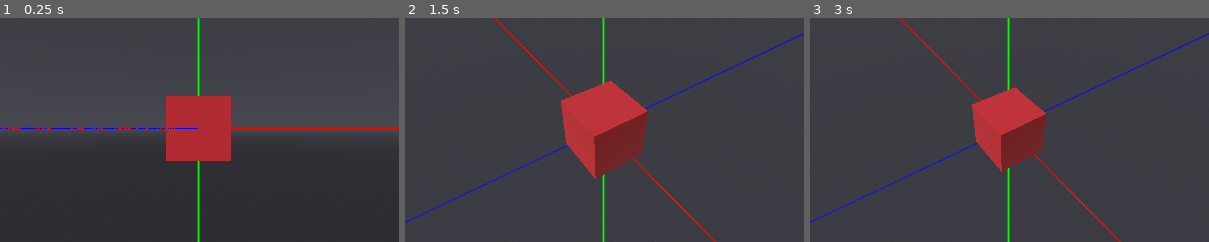
Above: before the commit, frames 1-3 (left to right).
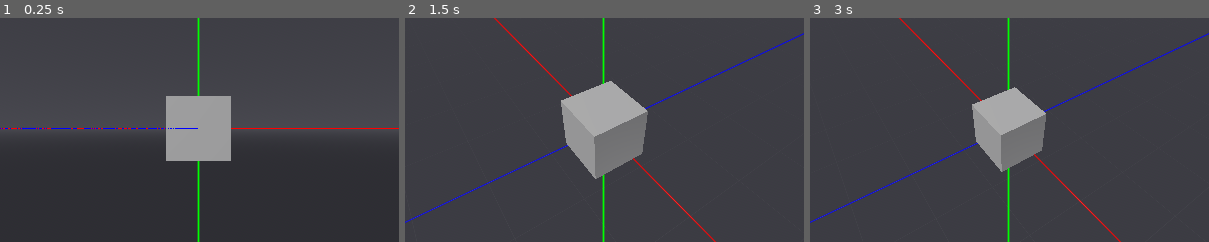
Above: after the commit, the same moments.

Repository: Nusiq/McGdModeling
Game: Godot game, scene res://3d/editor_viewport/_example/minimal.tscn
Same seed, same stepped clock (60 frames per second), same inputs: the game is played once before the commit and once after it. This scene is started directly instead of the project's main scene.
Inputs (mouse positions are % of the whole screen's width and height, from its top left):
- Up to frame 1 (0.25 s): no input
- Up to frame 2 (1.5 s): tap Enter at 0.5 s; hold Middle mouse button (gesture.pan_view) 0.53-1.25 s; click (50, 50) at 0.67 s; click "No Selection" at 1.25 s
- Up to frame 3 (3 s): move the mouse to (30, 55) at 2.02 s; tap Mouse wheel up (shortcut.zoom_in_view) at 2.1 s; click (30, 55) at 2.17 s; move the mouse to (60, 28) at 2.77 s; hold Mouse wheel down (shortcut.zoom_out_view) from 2.78 s (still down); click (60, 28) at 2.92 s
The pictures show only the part of the screen within x 25-75%, y 25-75%; the shares and areas given below are measured in that part.

The runs differ from the first frame. In frame 1, 4.7% of the frame differs, in the area x 41-58%, y 34-64%; in frame 2, 6.5%, in the area x 39-61%, y 28-72%; in frame 3, 4.8%.

Commit message:
Improved the look of the outline.

Diff:
--- a/3d/editor_viewport/_example/minimal.tscn
+++ b/3d/editor_viewport/_example/minimal.tscn
@@ -1,13 +1,9 @@
-[gd_scene load_steps=6 format=3 uid="uid://dj380lushy8y4"]
+[gd_scene load_steps=5 format=3 uid="uid://dj380lushy8y4"]
 
 [ext_resource type="PackedScene" uid="uid://byggwvgy1weio" path="res://3d/editor_viewport/editor_viewport.tscn" id="1_7kif7"]
 [ext_resource type="Script" path="res://3d/editor_viewport/_example/minimal.gd" id="1_y5ibh"]
 
-[sub_resource type="StandardMaterial3D" id="StandardMaterial3D_qevkv"]
-albedo_color = Color(0.66, 0.1386, 0.16467, 1)
-
 [sub_resource type="BoxMesh" id="BoxMesh_tyvqc"]
-material = SubResource("StandardMaterial3D_qevkv")
 
 [sub_resource type="BoxShape3D" id="BoxShape3D_onycq"]
 
--- a/3d/selection_outline/_example/selection_outline_example.tscn
+++ b/3d/selection_outline/_example/selection_outline_example.tscn
@@ -20,7 +20,6 @@
 cull_mask = 1
 
 [node name="SelectionOutline" parent="Camera3D" instance=ExtResource("1_sy0ox")]
-outline_layers = 2
 
 [node name="DirectionalLight3D" type="DirectionalLight3D" parent="."]
 transform = Transform3D(1, 0, 0, 0, 0.402108, 0.915592, 0, -0.915592, 0.402108, 0, 0, 0)
--- a/3d/selection_outline/selection_outline_canvas.gdshader
+++ b/3d/selection_outline/selection_outline_canvas.gdshader
@@ -1,14 +1,41 @@
 // Takes the image from the SubViewport which should map outline transparency
 // with the red color channel to create an image to overlay on top of the main
-// vieweport to display the outlines.
+// vieweport to display the outlines. Applies slight blur to the outline.
 shader_type canvas_item;
 
 uniform vec3 outlineColor: source_color = vec3(1.0, 1.0, 1.0);
 
+
+// The values below configure the expansion that is applied to the outline.
+// Constants are balanced and there is no need to expose them as parameters:
+
+// How many iterations to do to expand the outline:
+const int outlineExpansionSteps = 3;
+// How much to expand the outline each iteration:
+const float outlineExpansionStepMultiplier = 0.8;
+// How much to reduce the intensity of the outline based on distance from the
+// original pixel:
+const float distancePenaltyIntensity = 0.7;
+
 void fragment() {
-	if (COLOR.r == 0.0) {
-		COLOR = vec4(0.0, 0.0, 0.0, 0.0);
-	} else {
-		COLOR = vec4(outlineColor, COLOR.r);
+	float maxAlpha = 0.0;
+
+	const float dpiSquared = pow(distancePenaltyIntensity, 2.0);
+	for (int x = -outlineExpansionSteps; x < outlineExpansionSteps; x++)
+	for (int y = -outlineExpansionSteps; y < outlineExpansionSteps; y++) {
+		float xScaled = float(x) * outlineExpansionStepMultiplier;
+		float yScaled = float(y) * outlineExpansionStepMultiplier;
+		float disttancePenaltyFactor = 1.0 / (1.0+sqrt(
+				pow(xScaled, 2)*dpiSquared + pow(yScaled, 2)*dpiSquared
+			));
+		maxAlpha = max(
+			maxAlpha,
+			disttancePenaltyFactor * texture(
+				TEXTURE,
+				UV + vec2(float(xScaled), float(yScaled)) * TEXTURE_PIXEL_SIZE
+			).r
+		);
 	}
+
+	COLOR = vec4(outlineColor, maxAlpha);
 }
--- a/3d/selection_outline/selection_outline_quad.gdshader
+++ b/3d/selection_outline/selection_outline_quad.gdshader
@@ -7,7 +7,9 @@
 uniform sampler2D SCREEN_TEXTURE: hint_screen_texture, repeat_disable;
 
 
-const int lineWidth = 2;
+// How many pixels from center to check for the outline (extra
+// width of the outline):
+const int lineWidth = 1;
 
 void fragment() {
 	vec4 textureHere = texture(SCREEN_TEXTURE, SCREEN_UV);
@@ -16,9 +18,6 @@
 	bool isCloseToEdge = false;
 	bool isHereInside = textureHere.a > 0.0;
 
-	// The distance is to blend the intensity from the edge. The outline is
-	// drawn in both directions (as inline and outline).
-	float edgeDistance = 1e10;
 	for (int x = -lineWidth; x < lineWidth; x++) {
 		for (int y = -lineWidth; y < lineWidth; y++) {
 			vec2 offsetCrds = vec2(float(x), float(y));
@@ -27,22 +26,14 @@
 			bool isNearbyInside = textureNearby.a > 0.0;
 			if (isHereInside != isNearbyInside) {
 				isCloseToEdge = true;
-				edgeDistance = min(
-					edgeDistance,
-					length(offsetCrds)
-				);
 			}
 		}
 	}
 
 	if (isCloseToEdge) {
-		float edgeDistanceBlend =
-			1.0 - (edgeDistance/sqrt(2.0*pow(float(lineWidth), 2.0)));
-		ALBEDO = vec3(
-			edgeDistanceBlend, 0.0, 0.0);
+		ALBEDO = vec3(1.0, 0.0, 0.0);
 		DEPTH = 1e10;
 	} else {
 		ALBEDO = vec3(0.0, 0.0, 0.0);
-		//discard;
 	}
 }
